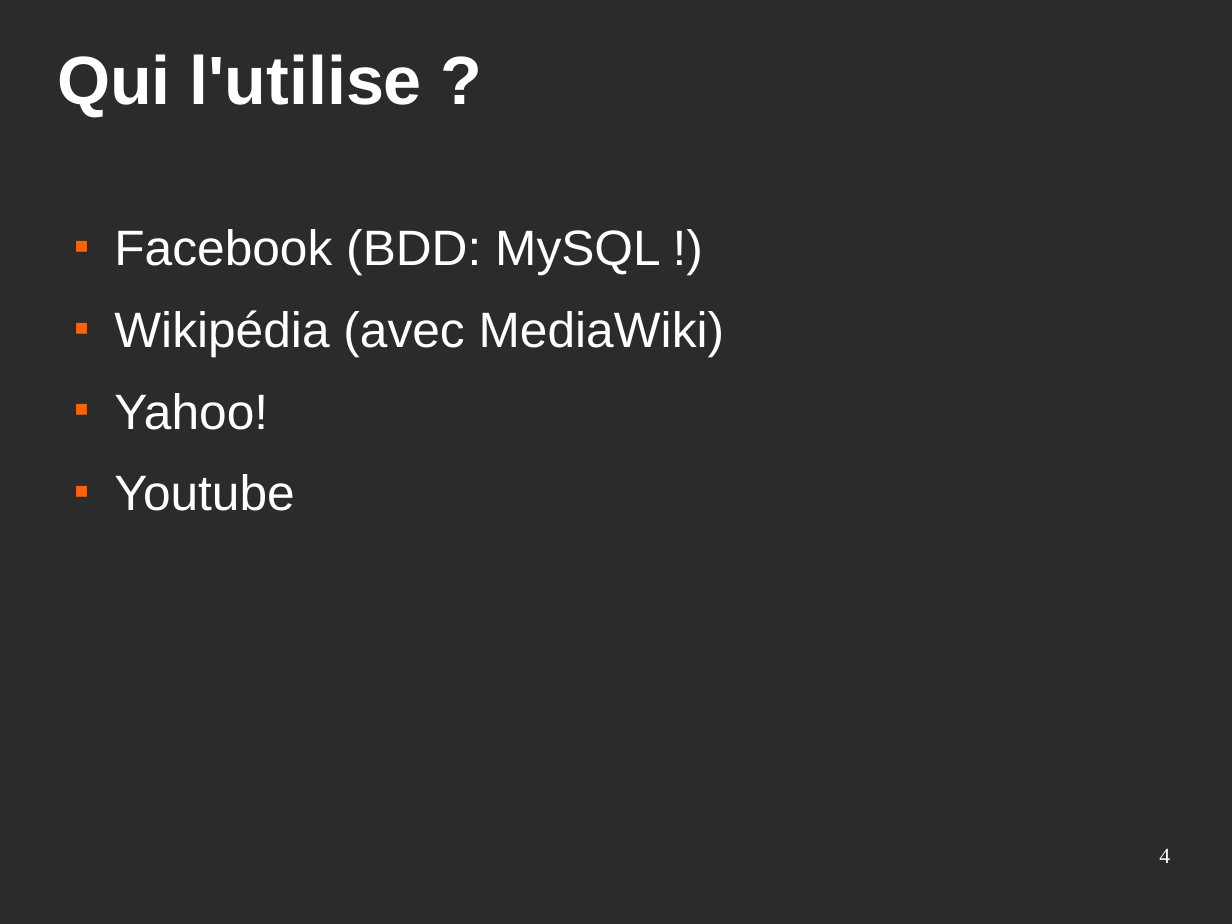
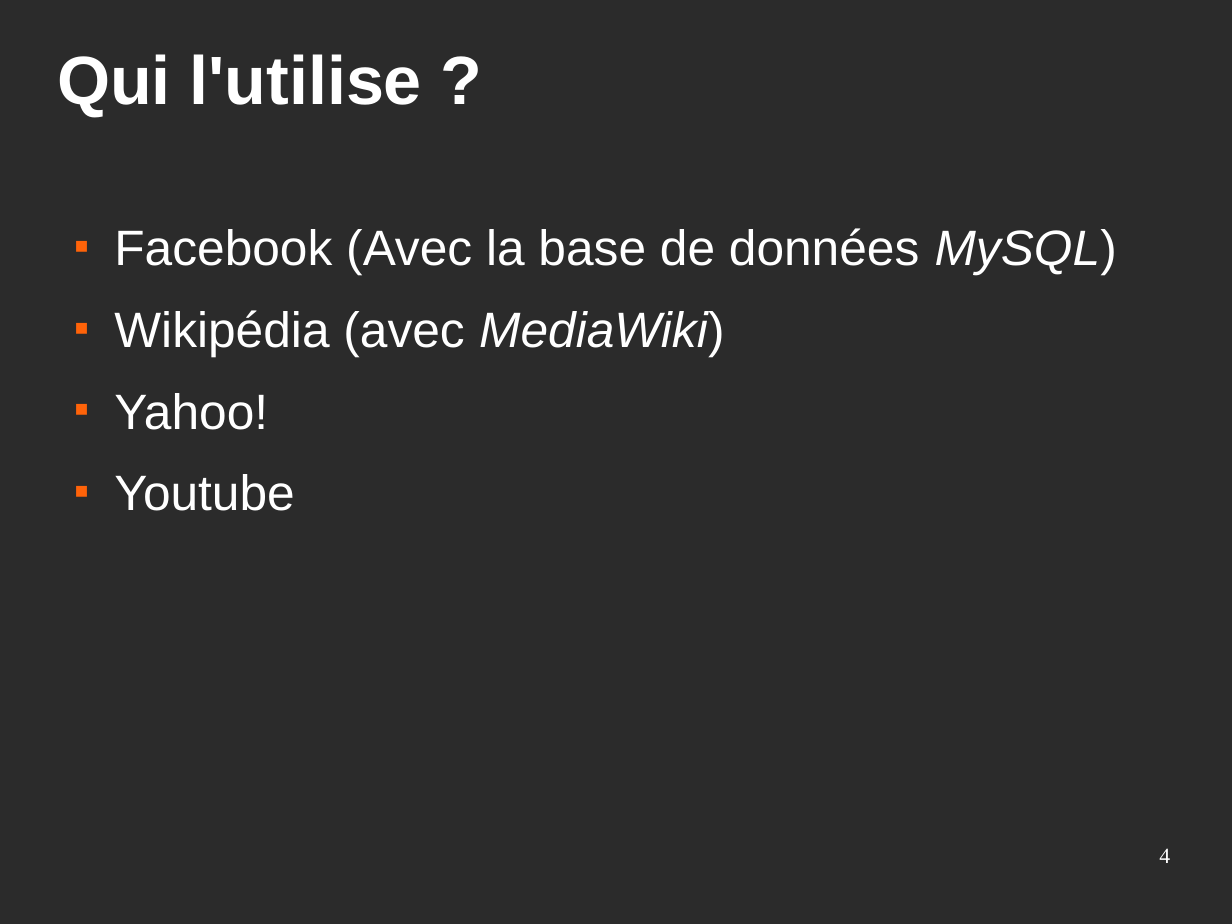
Before and after one commit to Eirbware/Formation, a slide deck: slide 4 of presentations/php.odp. Drawn at 1232x924 pixels with LibreOffice and Linux fonts; fonts in the diff are those of the drawing; background and template pictures are left out; a plain dark background stands for a picture behind light text. Boxes give left, top, right and bottom in pixels: in the first picture for what was removed or moved away, otherwise in the second. Text is boxed around its words. In the diff, an @@ line names an element or a change of style, - is before the commit and + after.

```diff
--- a/presentations/php.odp
+++ b/presentations/php.odp
@@ text at (114, 228, 1117, 275): text changed @@
-■ Facebook (BDD: MySQL !)
+■ Facebook (Avec la base de données MySQL)
@@ text at (114, 310, 724, 357): italic on in "MediaWiki)" @@
```
Also in this commit, not shown: 6 other slides changed, 1 slide added.
